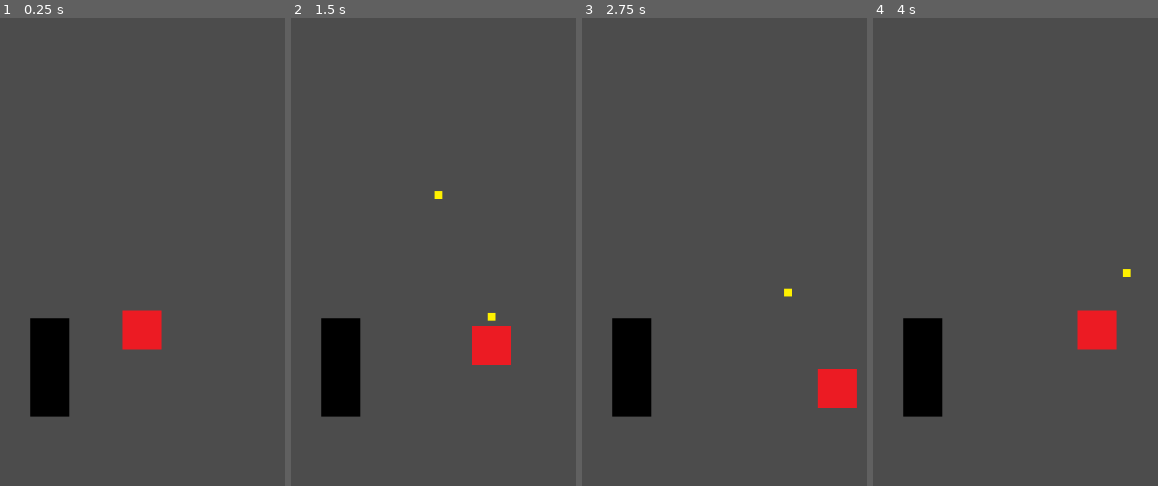
Above: before the commit, frames 1-4 (left to right).
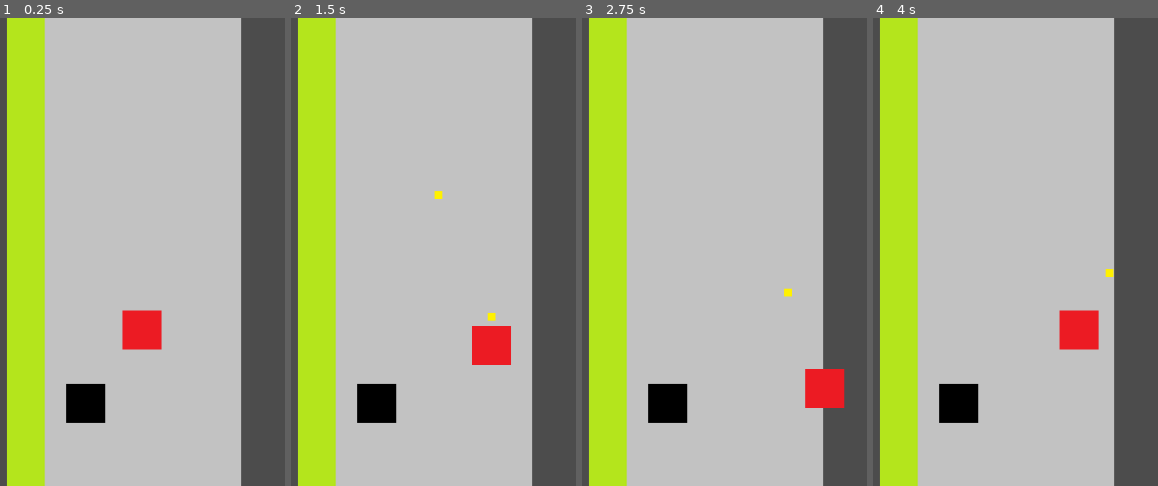
Above: after the commit, the same moments.

Repository: jschnei/ld42
Game: Godot game, scene res://Game.tscn
The game is run twice, just before and just after one commit, with the same random seed, the same clock (stepped at 60 frames per second) and the same inputs. The project has no main scene, so this scene is started directly.
Inputs (mouse positions are in pixels of both pictures, inside the frame that each line leads up to):
- Up to frame 1 (0.25 s): no input
- Up to frame 2 (1.5 s): tap Enter at 0.5 s; move the mouse to (outside the picture) at 0.52 s; hold Right (ui_right) 0.53-1.28 s; tap Space (shoot) at 0.6, 1.35 s; click (outside the picture) at 0.67 s; move the mouse to (outside the picture) at 1.27 s; hold Down (ui_down) from 1.28 s (still down)
- Up to frame 3 (2.75 s): move the mouse to (804, 149) at 2.02 s; release Down (ui_down) at 2.03 s; hold Right (ui_right) from 2.03 s (still down); tap Space (shoot) at 2.1 s
- Up to frame 4 (4 s): move the mouse to (975, 345) at 2.77 s; release Right (ui_right) at 2.78 s; hold Up (ui_up) 2.78-3.53 s; tap Space (shoot) at 2.85, 3.6 s; click (975, 345) at 2.92 s; move the mouse to (outside the picture) at 3.52 s; hold Left (ui_left) from 3.53 s (still down)

The runs differ from the first frame. In frame 1, 81% of the frame differs, in the area x 2-85%, y 0-100%; in frame 2, 81%; in frame 3, 82%, in the area x 2-97%, y 0-100%; in frame 4, 82%.

Commit message:
sync

Diff:
--- a/Game.tscn
+++ b/Game.tscn
@@ -1,15 +1,27 @@
-[gd_scene load_steps=3 format=2]
+[gd_scene load_steps=5 format=2]
 
-[ext_resource path="res://Player.tscn" type="PackedScene" id=1]
-[ext_resource path="res://Wall.tscn" type="PackedScene" id=2]
+[ext_resource path="res://Game.gd" type="Script" id=1]
+[ext_resource path="res://art/floor.png" type="Texture" id=2]
+[ext_resource path="res://Player.tscn" type="PackedScene" id=3]
+[ext_resource path="res://Wall.tscn" type="PackedScene" id=4]
 
-[node name="Game" type="Node2D"]
+[node name="Game" type="Node2D" index="0"]
 
-[node name="Player" parent="." index="0" instance=ExtResource( 1 )]
+script = ExtResource( 1 )
 
-position = Vector2( 267.784, 191.547 )
+[node name="Floor" type="Sprite" parent="." index="0"]
 
-[node name="Wall" parent="." index="1" instance=ExtResource( 2 )]
+position = Vector2( 266.489, 288.696 )
+texture = ExtResource( 2 )
+region_enabled = true
+region_rect = Rect2( 0, 0, 300, 100000 )
+_sections_unfolded = [ "Offset", "Region", "Transform" ]
 
-position = Vector2( 149.403, 239.521 )
-scale = Vector2( 1, 2.51086 )
+[node name="Player" parent="." index="1" instance=ExtResource( 3 )]
+
+position = Vector2( 289.067, 419.149 )
+
+[node name="Wall" parent="." index="2" instance=ExtResource( 4 )]
+
+position = Vector2( 216.951, 513.389 )
+_sections_unfolded = [ "Collision", "Transform" ]
--- a/Inventory.tscn
+++ b/Inventory.tscn
@@ -2,6 +2,6 @@
 
 [ext_resource path="res://Inventory.gd" type="Script" id=1]
 
-[node name="Inventory" type="Node2D" index="0"]
+[node name="Inventory" type="Node2D"]
 
 script = ExtResource( 1 )
--- a/Item.tscn
+++ b/Item.tscn
@@ -5,4 +5,4 @@
 [node name="Item" type="Node2D"]
 
 script = ExtResource( 1 )
-CELL_SIZE = 60
+CELL_SIZE = 100
--- a/Player.tscn
+++ b/Player.tscn
@@ -9,7 +9,7 @@
 custom_solver_bias = 0.0
 extents = Vector2( 22.2804, 20.6733 )
 
-[node name="Player" type="KinematicBody2D" index="0"]
+[node name="Player" type="KinematicBody2D"]
 
 position = Vector2( 531.873, 300.714 )
 input_pickable = true
